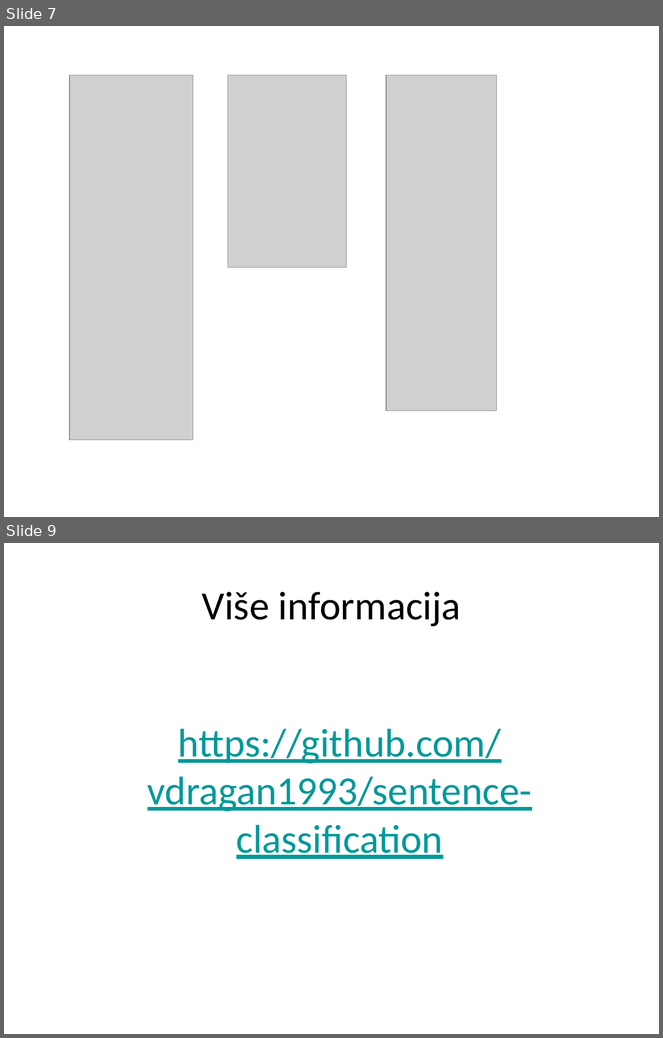
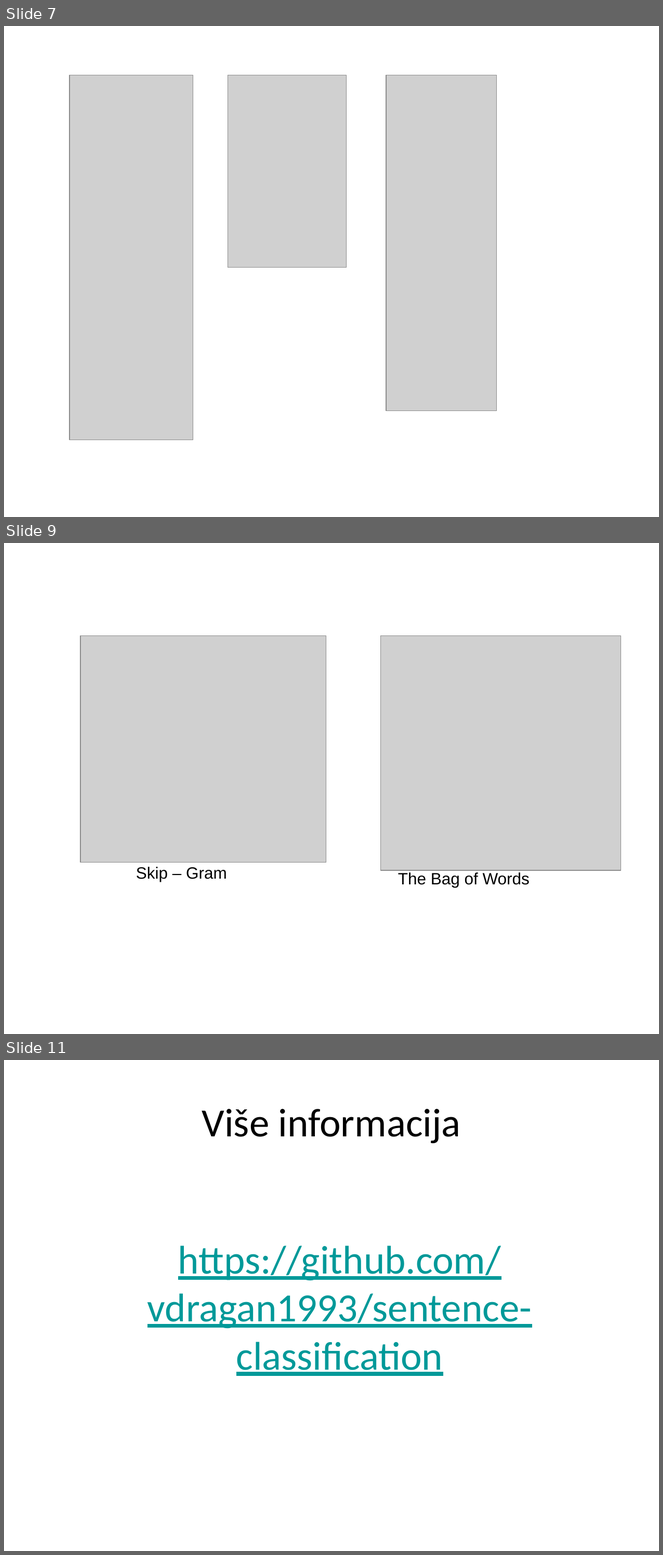
Before and after one commit to vdragan1993/sentence-classification, a slide deck: semantic_classification_ppt.pptx. Shown one above the other, each under a label of ours: slides 7 and 9 before the commit, slides 7, 9 and 11 after it; the slides between them are not shown. The pictures are 663x1038 and 663x1555 pixels, drawn with LibreOffice and Linux fonts; fonts in the diff are those of the drawing; grey boxes stand for pictures; background and template pictures are left out. Boxes give left, top, right and bottom in pixels: in the first picture for what was removed or moved away, otherwise in the second. Text is boxed around its words. In the diff, an @@ line names an element or a change of style, - is before the commit and + after.

```diff
--- a/semantic_classification_ppt.pptx
+++ b/semantic_classification_ppt.pptx
@@ slide 9 added at bbox=[4, 543, 659, 1034], background picture (left out) @@
@@ picture added at bbox=[80, 636, 326, 863] @@
@@ picture added at bbox=[380, 636, 621, 871] @@
@@ text added at bbox=[136, 867, 227, 882], 18 pt, text #000000 @@
+Skip – Gram
@@ text added at bbox=[398, 873, 530, 888], 18 pt, text #000000 @@
+The Bag of Words
@@ what was slide 9 is now slide 11 @@
```
Also in this commit, not shown: 1 slide changed, 1 other slide added.
